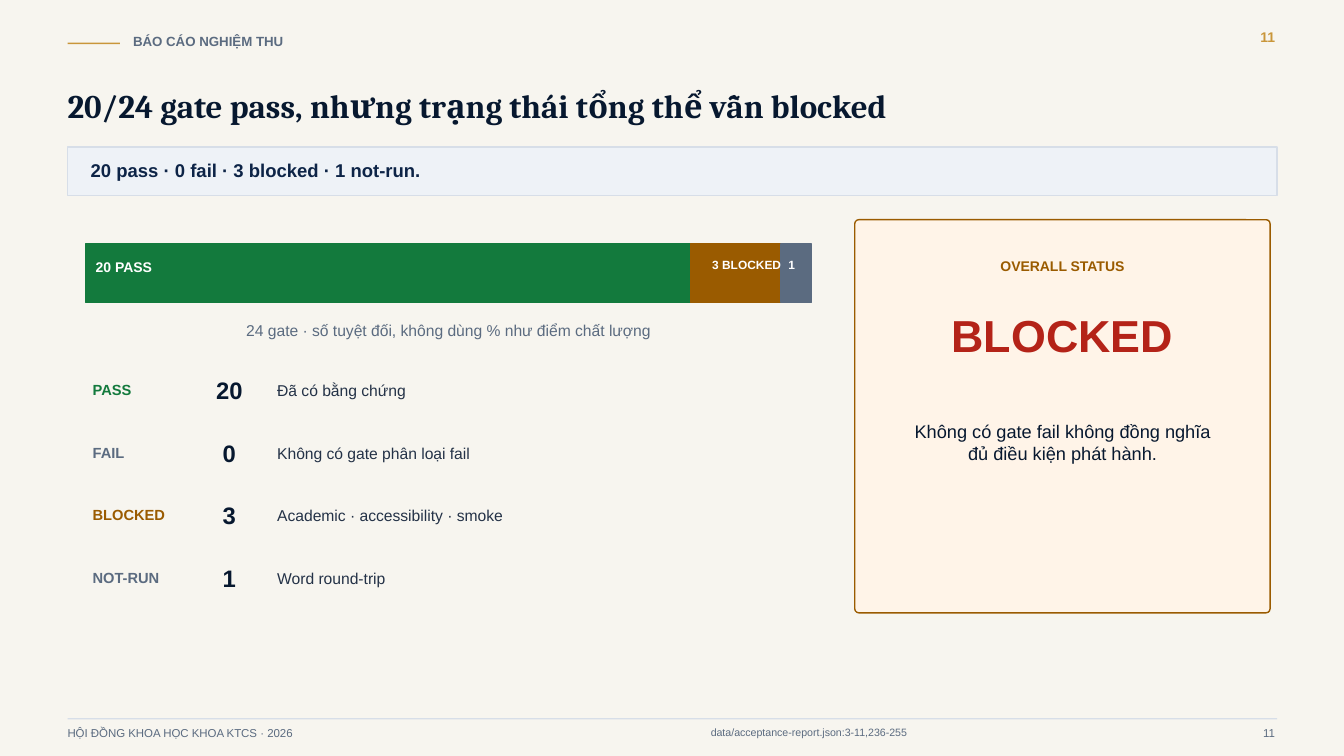
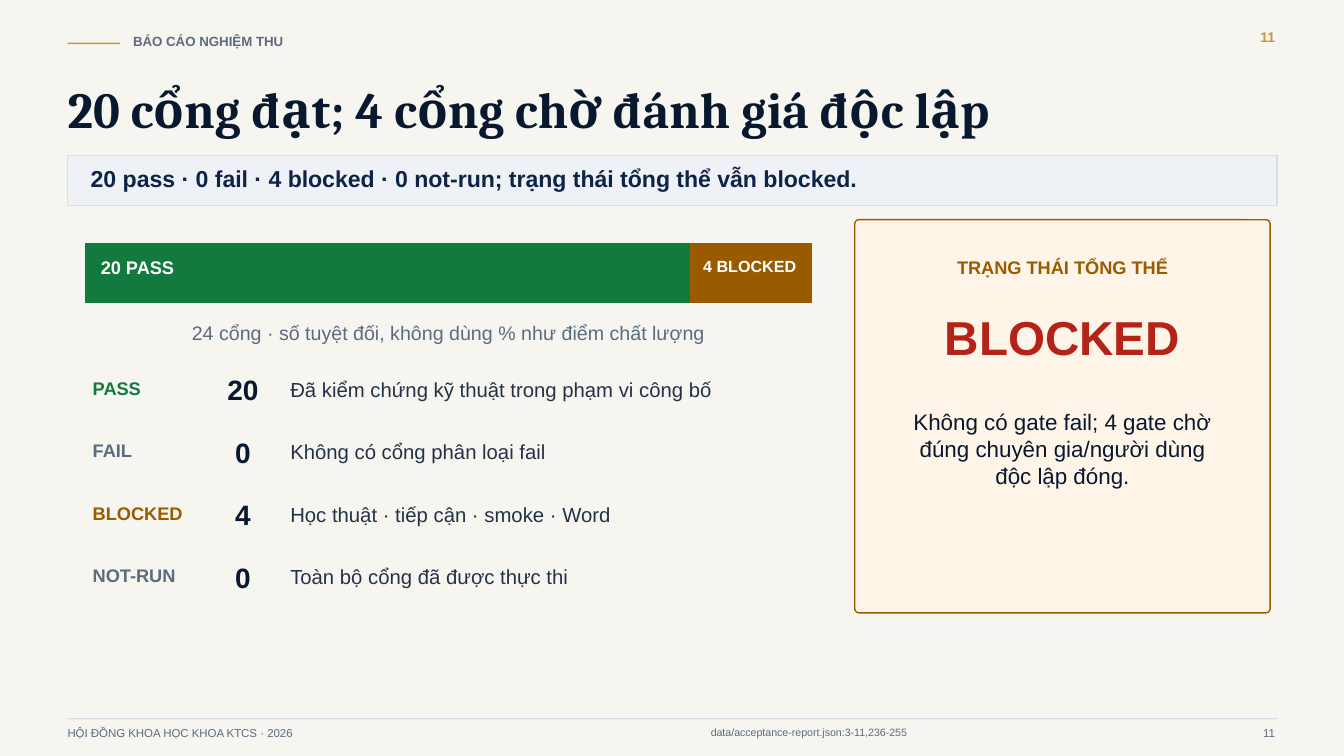
Before and after one commit to xuan2261/GiaoTrinhDienTu_CoHocLyThuyet, a slide deck: slide 11 of assets/designs/bao-cao-nghiem-thu-giao-trinh-dien-tu/bao-cao-nghiem-thu-giao-trinh-dien-tu.pptx. Drawn at 1344x756 pixels with LibreOffice and Linux fonts; fonts in the diff are those of the drawing. Boxes give left, top, right and bottom in pixels: in the first picture for what was removed or moved away, otherwise in the second. Text is boxed around its words. In the diff, an @@ line names an element or a change of style, - is before the commit and + after.

Commit message:
feat(presentation): harmonize 16-slide acceptance deck, web slides, and council handout
- Integrate 90-second system demo and Sim2 moment example into main deck
- Add A4 Council Handout Dossier formatted per Decree 30/2020/ND-CP
- Synchronize PPTX, PDF, Web Slides, Handout, and rehearsal scripts
- Fix font rendering on Windows and normalize PPTX package relationships
- Validate with 8/8 passing automated presentation contract tests

```diff
--- a/assets/designs/bao-cao-nghiem-thu-giao-trinh-dien-tu/bao-cao-nghiem-thu-giao-trinh-dien-tu.pptx
+++ b/assets/designs/bao-cao-nghiem-thu-giao-trinh-dien-tu/bao-cao-nghiem-thu-giao-trinh-dien-tu.pptx
@@ text at [68, 92, 809, 139]: text changed; size 23.5 to 36 pt @@
-20/24 gate pass, nhưng trạng thái tổng thể vẫn blocked
+20 cổng đạt; 4 cổng chờ đánh giá độc lập
@@ rectangle: place and size @@
-rectangle at [68, 147, 1277, 196]
+rectangle at [68, 155, 1277, 206]
@@ text at [91, 169, 856, 192]: text changed; size 13.2 to 16.5 pt @@
-20 pass · 0 fail · 3 blocked · 1 not-run.
+20 pass · 0 fail · 4 blocked · 0 not-run; trạng thái tổng thể vẫn blocked.
@@ text "20 PASS" at [101, 261, 174, 274]: size 10 to 13 pt @@
@@ rectangle: place and size @@
-rectangle at [691, 244, 781, 302]
+rectangle at [691, 244, 812, 302]
@@ text at [703, 260, 797, 272]: text changed; size 8.5 to 11.5 pt @@
-3 BLOCKED
+4 BLOCKED
@@ rectangle removed at [781, 244, 812, 302] @@
@@ text removed at [788, 261, 795, 269] @@
-1
@@ text added at [957, 260, 1168, 278], 13 pt, text #9A5B00, bold @@
+TRẠNG THÁI TỔNG THỂ
@@ text removed at [1000, 261, 1125, 271] @@
-OVERALL STATUS
@@ text at [192, 324, 704, 344]: text changed; size 11.2 to 14 pt @@
-24 gate · số tuyệt đối, không dùng % như điểm chất lượng
+24 cổng · số tuyệt đối, không dùng % như điểm chất lượng
@@ text "BLOCKED" at [945, 321, 1180, 356]: size 32 to 34 pt @@
@@ text "20": place and size @@
-text "20" at [216, 382, 242, 400]
+text "20" at [227, 380, 258, 401]
@@ text "20" at [227, 380, 258, 401]: size 17 to 20 pt @@
@@ text at [290, 381, 712, 402]: text changed; size 11.2 to 14.5 pt @@
-Đã có bằng chứng
+Đã kiểm chứng kỹ thuật trong phạm vi công bố
@@ text at [913, 413, 1211, 489]: text changed; size 13 to 16 pt @@
-Không có gate fail không đồng nghĩa đủ điều kiện phát hành.
+Không có gate fail; 4 gate chờ đúng chuyên gia/người dùng độc lập đóng.
@@ text "0": place and size @@
-text "0" at [223, 445, 236, 463]
+text "0" at [235, 443, 251, 464]
@@ text "0" at [235, 443, 251, 464]: size 17 to 20 pt @@
@@ text at [290, 443, 545, 464]: text changed; size 11.2 to 14.5 pt @@
-Không có gate phân loại fail
+Không có cổng phân loại fail
@@ text removed at [223, 507, 236, 525] @@
-3
@@ text added at [235, 505, 251, 525], 20 pt, text #07182F, bold @@
+4
@@ text at [290, 506, 610, 527]: text changed; size 11.2 to 14.5 pt @@
-Academic · accessibility · smoke
+Học thuật · tiếp cận · smoke · Word
@@ size 10.5 to 13 pt in 4 elements at [93, 382, 141, 395], [93, 507, 183, 520], [93, 444, 132, 457], [93, 569, 176, 582] @@
@@ text added at [235, 568, 251, 589], 20 pt, text #07182F, bold @@
+0
@@ text added at [290, 568, 567, 589], 14.5 pt, text #243247 @@
+Toàn bộ cổng đã được thực thi
@@ text removed at [223, 570, 236, 587] @@
-1
@@ text removed at [277, 572, 386, 587] @@
-Word round-trip
```
Also in this commit, not shown: 11 other slides changed, 4 slides added, 4 slides removed, 23 other files.
